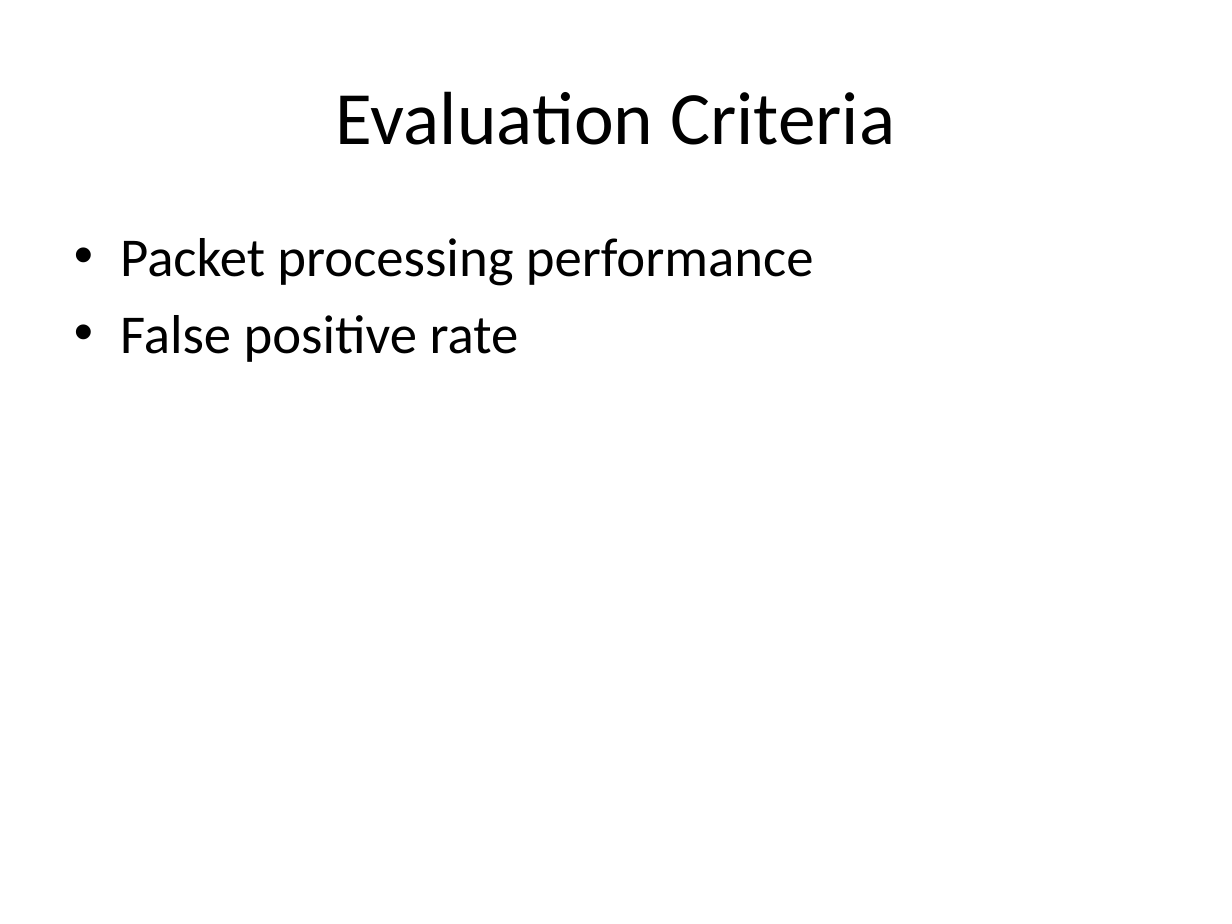
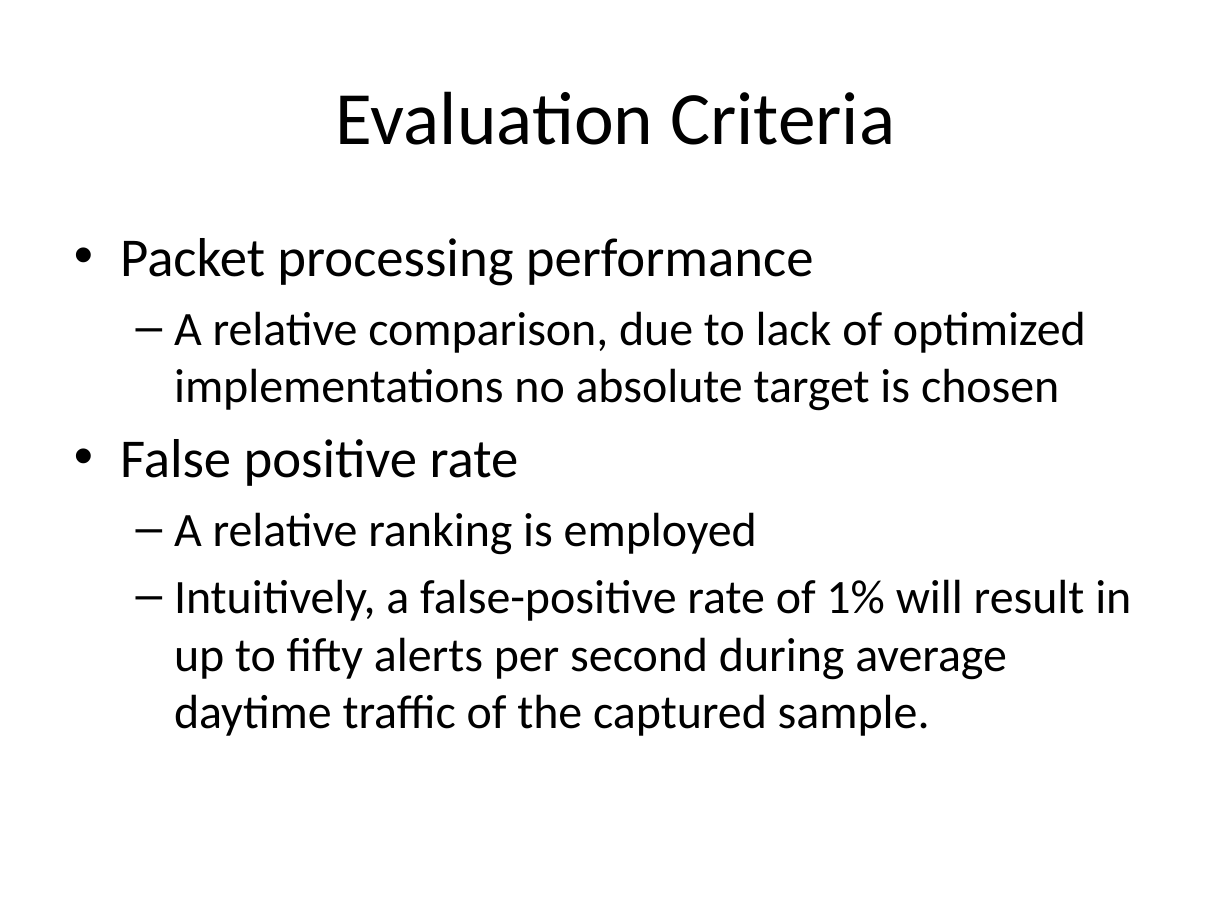
Before and after one commit to Riebart/MSc-Thesis, a slide deck: slide 18 of Defense.pptx (slide 17 before the commit). Drawn at 1232x924 pixels with LibreOffice and Linux fonts; fonts in the diff are those of the drawing. Boxes give left, top, right and bottom in pixels: in the first picture for what was removed or moved away, otherwise in the second. Text is boxed around its words. In the diff, an @@ line names an element or a change of style, - is before the commit and + after.

```diff
--- a/Defense.pptx
+++ b/Defense.pptx
@@ text at [174, 311, 1086, 411]: paragraph added @@
+  – A relative comparison, due to lack of optimized implementations no absolute target is chosen
@@ text at [174, 512, 1131, 736]: paragraphs added @@
+  – A relative ranking is employed
+  – Intuitively, a false-positive rate of 1% will result in up to fifty alerts per second during average daytime traffic of the captured sample.
```
Also in this commit, not shown: 1 other slide changed, 28 slides added.
